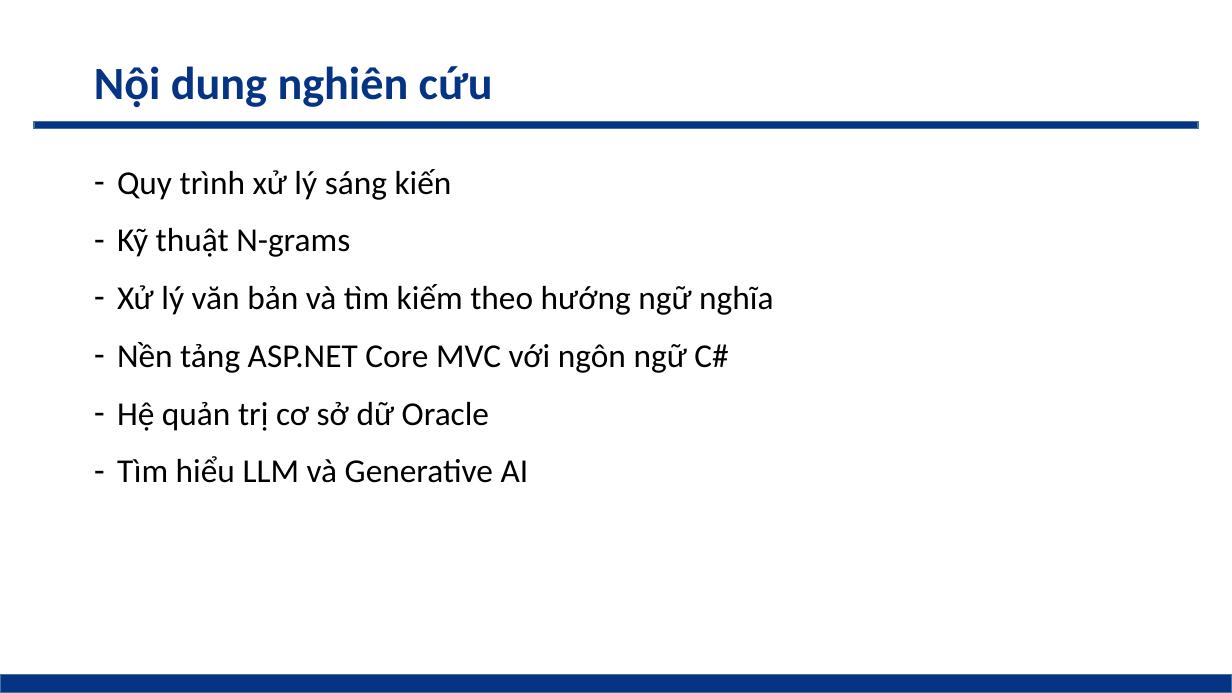
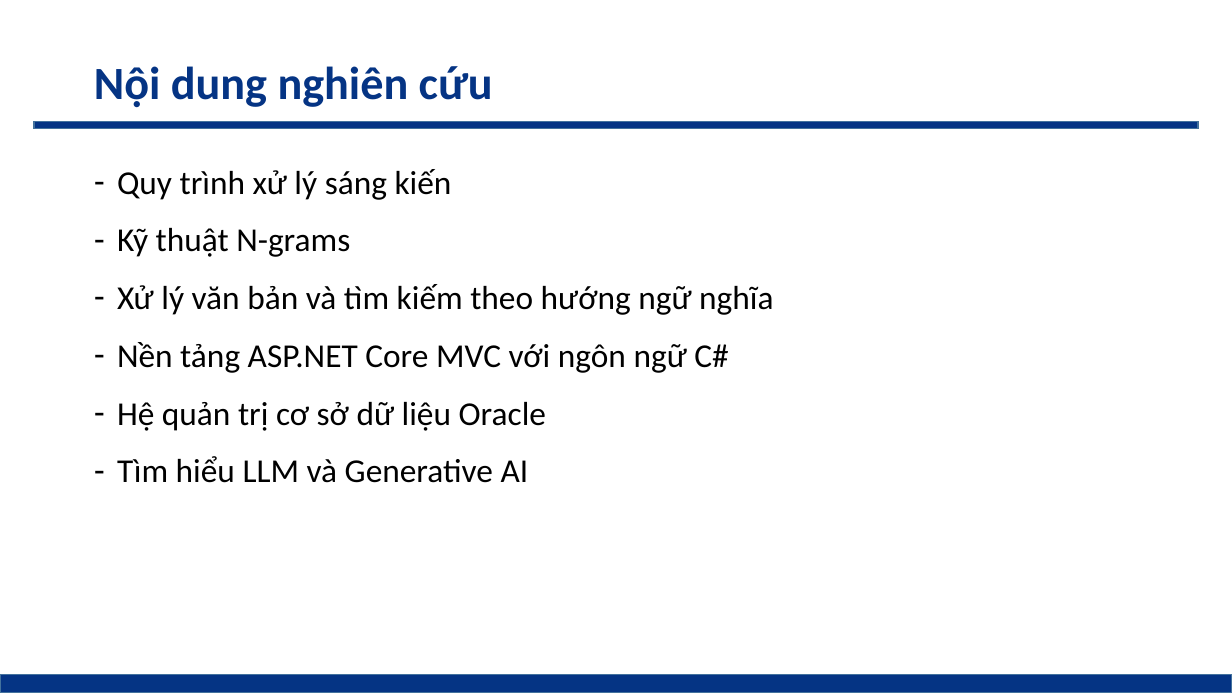
Before and after one commit to phamthevinhtv/tn-da22ttc-110122208-phamthevinh-quanlyskkn, a slide deck: slide 4 of docs/110122208_PhamTheVinh_Slide_DATN.pptx. Drawn at 1232x693 pixels with LibreOffice and Linux fonts; fonts in the diff are those of the drawing. Boxes give left, top, right and bottom in pixels: in the first picture for what was removed or moved away, otherwise in the second. Text is boxed around its words. In the diff, an @@ line names an element or a change of style, - is before the commit and + after.

```diff
--- a/docs/110122208_PhamTheVinh_Slide_DATN.pptx
+++ b/docs/110122208_PhamTheVinh_Slide_DATN.pptx
@@ text at <box>117,402,546,431</box>: text changed @@
-– Hệ quản trị cơ sở dữ Oracle
+– Hệ quản trị cơ sở dữ liệu Oracle
```
Also in this commit, not shown: 3 other slides changed.
